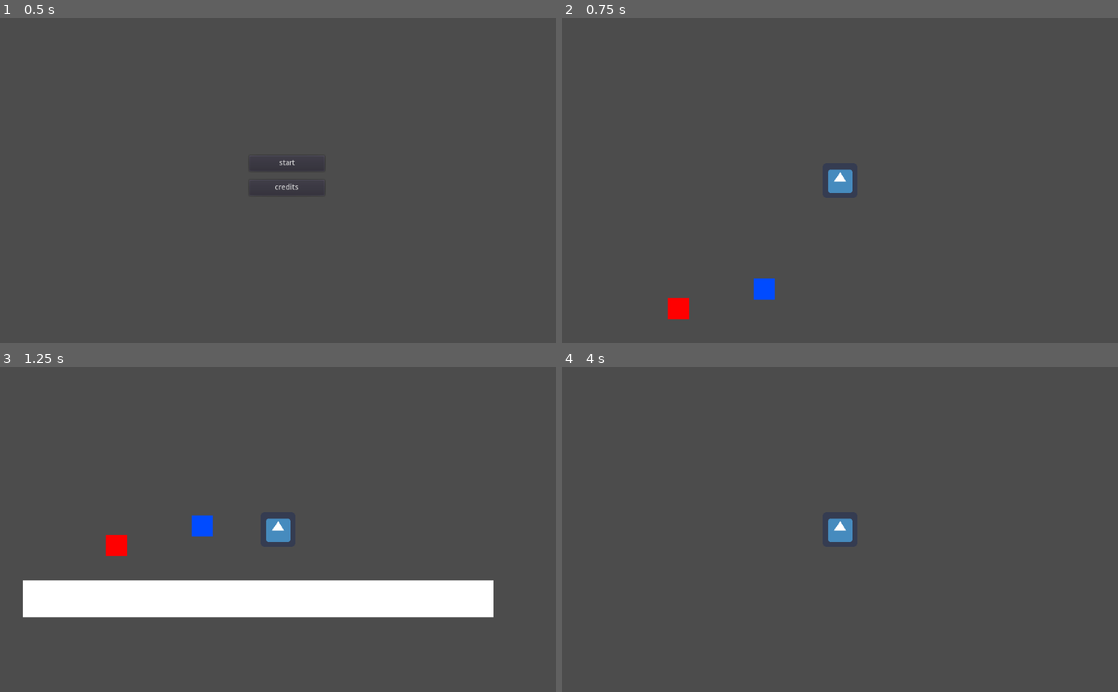
Above: before the commit, frames 1-4 (two rows, left to right).
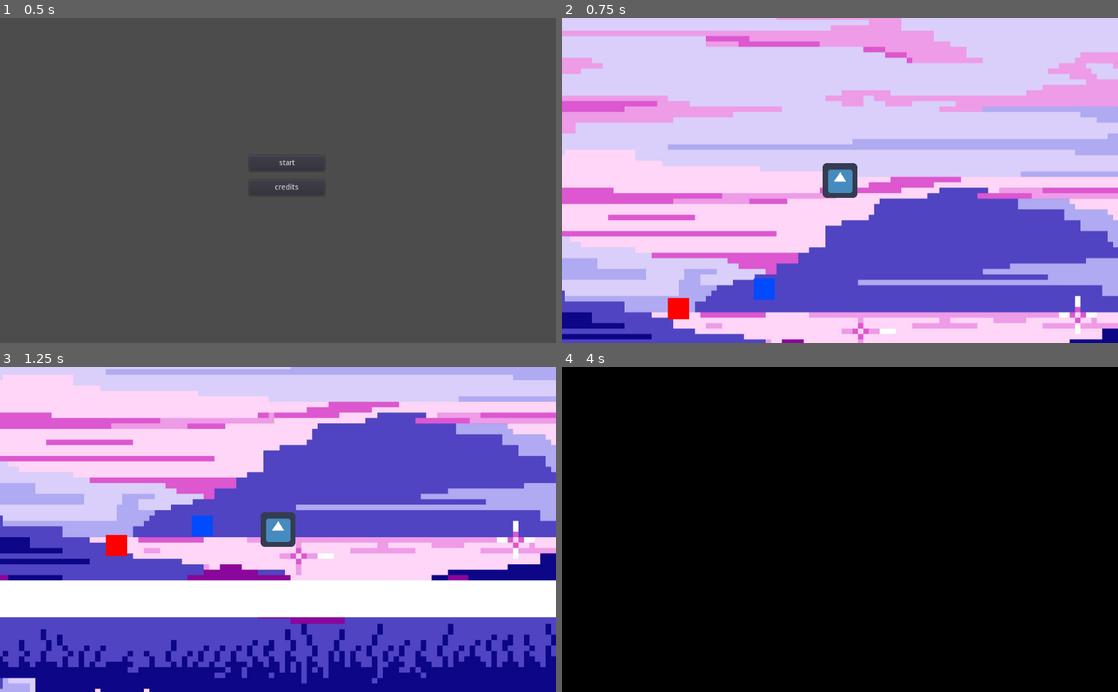
Above: after the commit, the same moments.

Repository: hedgein/hedgejam-2
Game: Godot game, scene res://menu.tscn
Same seed, same stepped clock (60 frames per second), same inputs: the game is played once before the commit and once after it. The engine's default icon, where the game draws it, is replaced by a stand-in: a white triangle on a blue panel in a dark square.
Inputs:
- Up to frame 1 (0.5 s): no input
- Up to frame 2 (0.75 s): click "start" at 0.5 s
- Up to frame 3 (1.25 s): no input
- Up to frame 4 (4 s): hold D (move_right) 1.28-2.78 s; tap W (jump) at 1.52, 2.27, 3.77 s; tap Enter at 2 s; hold A (move_left) 2.78-3.53 s; hold D (move_right) from 3.53 s (still down)

Frame 1 is identical in both runs. In frame 2, 99% of the frame differs, in the area x 0-100%, y 0-100%; in frame 3, 89%; in frame 4, 100%.

Commit message:
streamlined left/right movement to be celeste-like haha

Diff:
--- a/Actors/Player.gd
+++ b/Actors/Player.gd
@@ -1,7 +1,11 @@
 extends KinematicBody2D
 
 # the movement variables (mess around with them to make the movement the way you like)
-export (int) var speed = 300
+export (int) var FACTOR = 5.5
+var MAX_SPEED = 90
+var FRICTION = 900
+var ACCEL = 1000
+#export (int) var speed_factor = 1.0
 export (int) var jump_speed = -600
 export (int) var gravity = 1000
 export (float, 0, 1.0) var friction = 0.25
@@ -12,21 +16,26 @@
 
 onready var darkness = $darkness
 # geting player input with our own function
-func get_input():
+func get_input(delta):
 	var dir = 0
 	if Input.is_action_pressed("move_right"):
 		dir += 1
 	if Input.is_action_pressed("move_left"):
 		dir -= 1
-	if dir != 0:
-		velocity.x = lerp(velocity.x, dir * speed, acceleration)
+	# 6 frame acceleration?? (Not sure if i remember
+	# how to check this, but fingers crossed
+	#!((time_start + delta) > OS.get_unix_time())
+	if abs(velocity.x) >= MAX_SPEED * FACTOR and sign(velocity.x) == dir:
+		velocity.x = move_toward(velocity.x, dir * MAX_SPEED * FACTOR, FRICTION * FACTOR * delta)
 	else:
-		velocity.x = lerp(velocity.x, 0, friction)
+		velocity.x = move_toward(velocity.x, dir * MAX_SPEED * FACTOR , ACCEL * FACTOR * delta)
+#	else:
+#		velocity.x = lerp(velocity.x, 0, friction)
 
 # and finaly calculating the movement
 func _physics_process(delta):
 
-	get_input()
+	get_input(delta)
 	velocity.y += gravity * delta
 	velocity = move_and_slide(velocity, Vector2.UP)
 	if Input.is_action_just_pressed("move_up"):
--- a/main.tscn
+++ b/main.tscn
@@ -1,12 +1,13 @@
-[gd_scene load_steps=8 format=2]
+[gd_scene load_steps=9 format=2]
 
 [ext_resource path="res://Actors/Player.tscn" type="PackedScene" id=1]
 [ext_resource path="res://main.gd" type="Script" id=2]
+[ext_resource path="res://7481714.jpg" type="Texture" id=3]
 
 [sub_resource type="QuadMesh" id=1]
 
 [sub_resource type="RectangleShape2D" id=2]
-extents = Vector2( 4.335, 1.825 )
+extents = Vector2( 12.02, 1.825 )
 
 [sub_resource type="RectangleShape2D" id=3]
 extents = Vector2( 19.5, 19.5 )
@@ -17,6 +18,10 @@
 
 [node name="main" type="Node2D"]
 script = ExtResource( 2 )
+
+[node name="7481714" type="Sprite" parent="."]
+position = Vector2( 392, 124 )
+texture = ExtResource( 3 )
 
 [node name="Player" parent="." instance=ExtResource( 1 )]
 position = Vector2( 559, 159 )
@@ -29,12 +34,12 @@
 }
 
 [node name="MeshInstance2D" type="MeshInstance2D" parent="StaticBody2D"]
-position = Vector2( 1.17575, -1.2 )
-scale = Vector2( 8.6685, 3.4 )
+position = Vector2( 0.989999, -1.2 )
+scale = Vector2( 24.08, 3.4 )
 mesh = SubResource( 1 )
 
 [node name="CollisionShape2D" type="CollisionShape2D" parent="StaticBody2D"]
-position = Vector2( 1.185, -1.075 )
+position = Vector2( 1.01, -1.075 )
 scale = Vector2( 1, 1 )
 shape = SubResource( 2 )
 
Binary file added: 7481714.jpg
Not shown, added: 7481714.jpg.import
